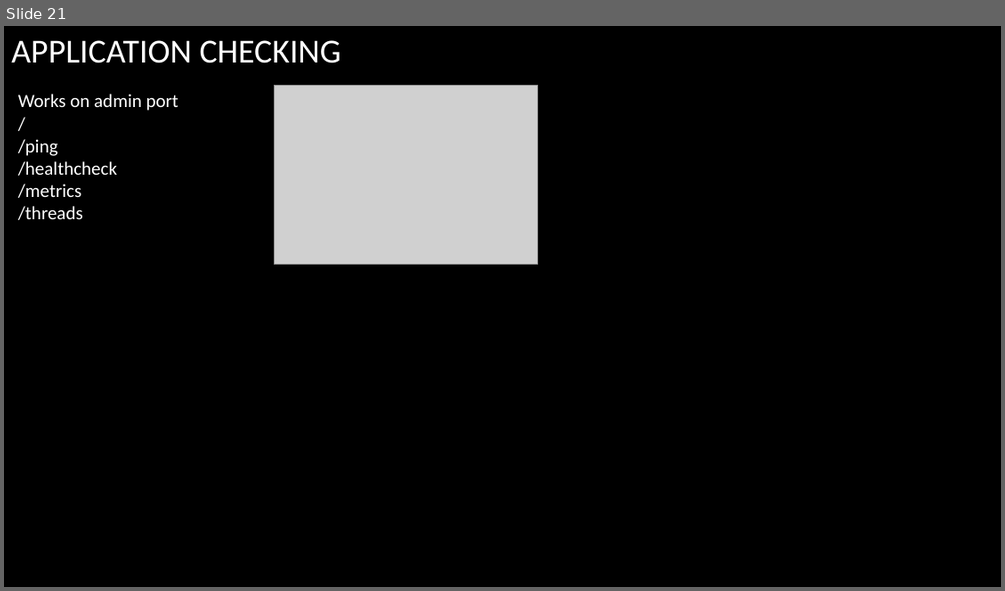
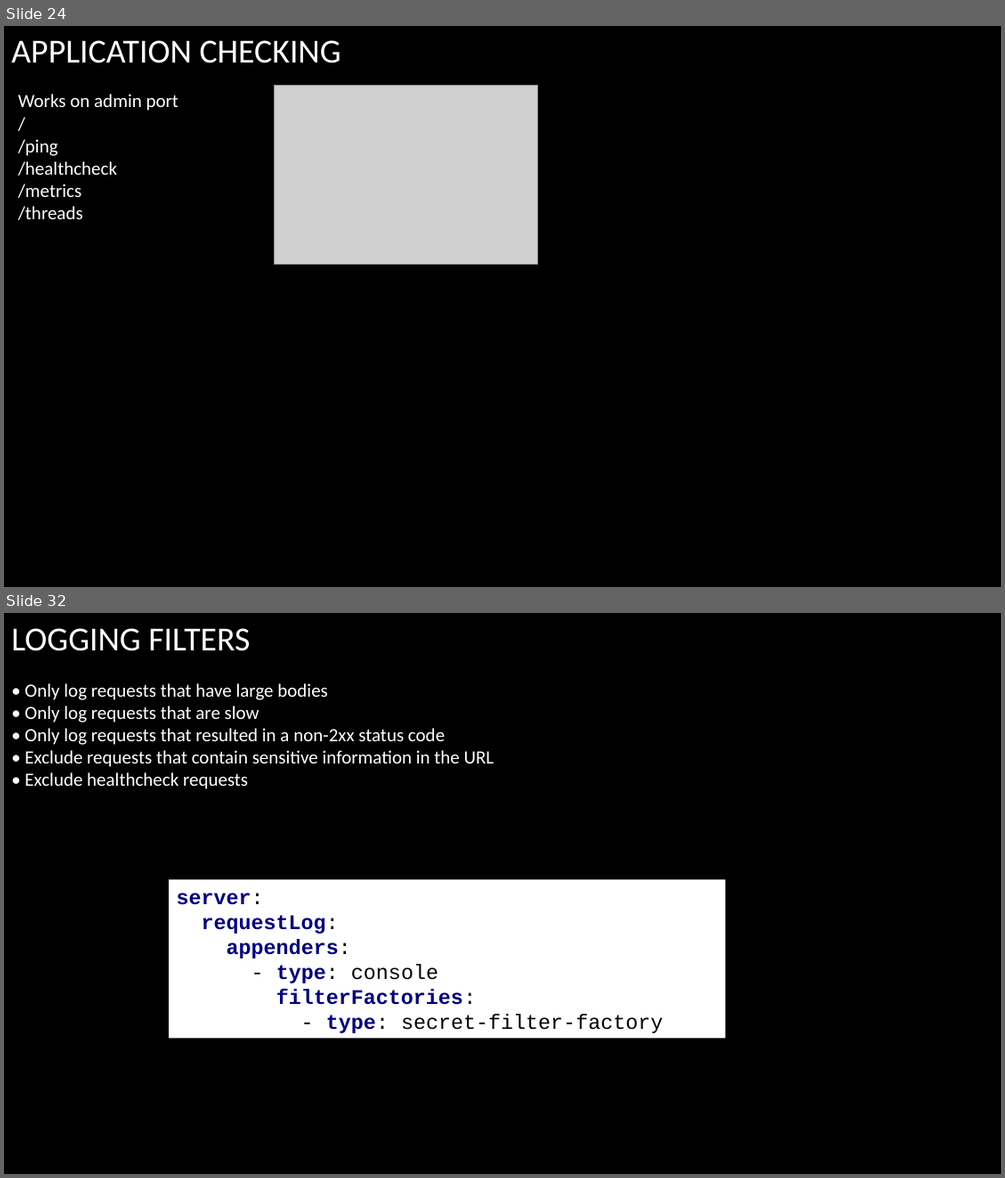
Before and after one commit to arenat/wiza_1, a slide deck: wiza.pptx. Shown one above the other, each under a label of ours: slide 21 before the commit, slides 24 and 32 after it; the slides between them are not shown. The pictures are 1005x591 and 1005x1178 pixels, drawn with LibreOffice and Linux fonts; fonts in the diff are those of the drawing; grey boxes stand for pictures; background and template pictures are left out. Boxes give left, top, right and bottom in pixels: in the first picture for what was removed or moved away, otherwise in the second. Text is boxed around its words. In the diff, an @@ line names an element or a change of style, - is before the commit and + after.

```diff
--- a/wiza.pptx
+++ b/wiza.pptx
@@ slide 32 added at box(4, 613, 1001, 1174), background picture (left out) @@
@@ title added at box(11, 628, 250, 651), 32.4 pt, text #FFFFFF @@
+LOGGING FILTERS
@@ text added at box(24, 683, 494, 789), 18 pt, text #FFFFFF @@
+• Only log requests that have large bodies
+• Only log requests that are slow
+• Only log requests that resulted in a non-2xx status code
+• Exclude requests that contain sensitive information in the URL
+• Exclude healthcheck requests
@@ rectangle added at box(169, 879, 725, 1038), fill #FFFFFF, 20 pt, text #000080, bold @@
+server:
+requestLog:
+appenders:
+- type: console
+filterFactories:
+- type: secret-filter-factory
@@ what was slide 21 is now slide 24 @@
```
Also in this commit, not shown: 2 slides changed, 9 other slides added.
